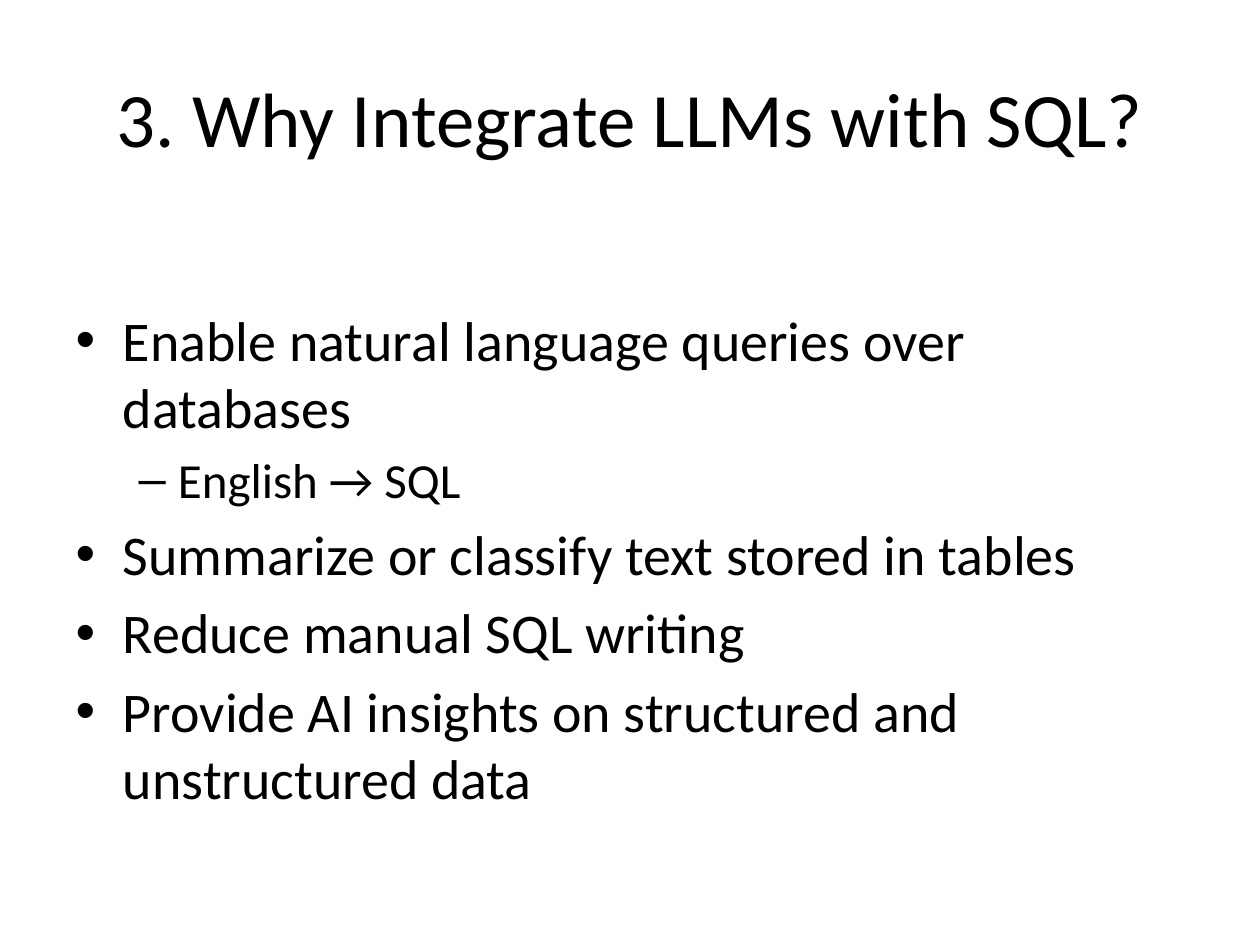
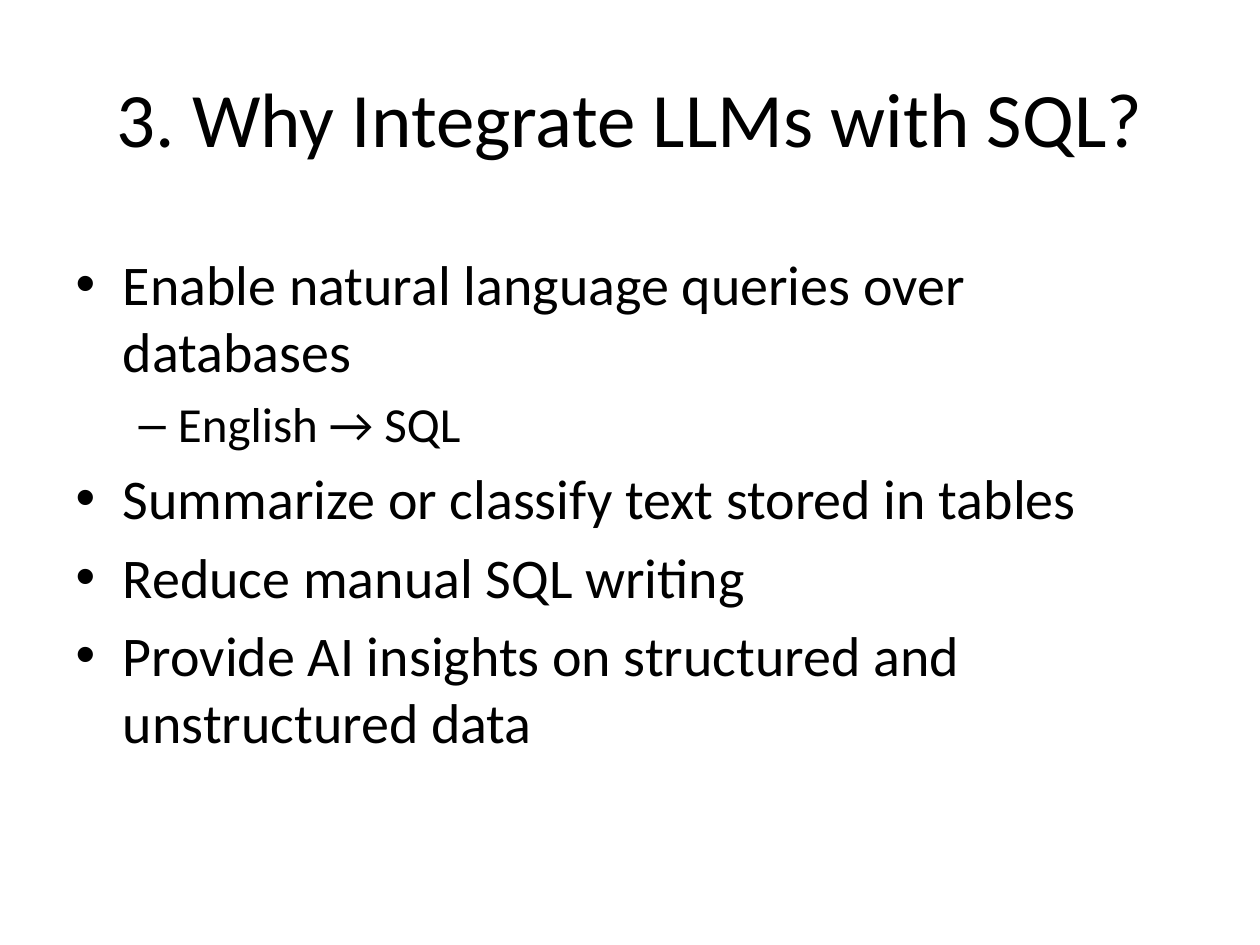
Before and after one commit to mahmoudparsian/data-warehousing, a slide deck: slide 7 of syllabus/week-11_LLM_SQL_integration/MySQL_LLM_Integration_Slides.pptx (slide 4 before the commit). Drawn at 1260x945 pixels with LibreOffice and Linux fonts; fonts in the diff are those of the drawing. Boxes give left, top, right and bottom in pixels: in the first picture for what was removed or moved away, otherwise in the second. Text is boxed around its words. In the diff, an @@ line names an element or a change of style, - is before the commit and + after.

```diff
--- a/syllabus/week-11_LLM_SQL_integration/MySQL_LLM_Integration_Slides.pptx
+++ b/syllabus/week-11_LLM_SQL_integration/MySQL_LLM_Integration_Slides.pptx
@@ text "Enable natural language queries over ...": place and size @@
-text "Enable natural language queries over ..." at [123, 322, 1076, 800]
+text "Enable natural language queries over ..." at [123, 266, 1076, 744]
```
Also in this commit, not shown: 6 other slides changed, 4 slides added, 4 other files.
